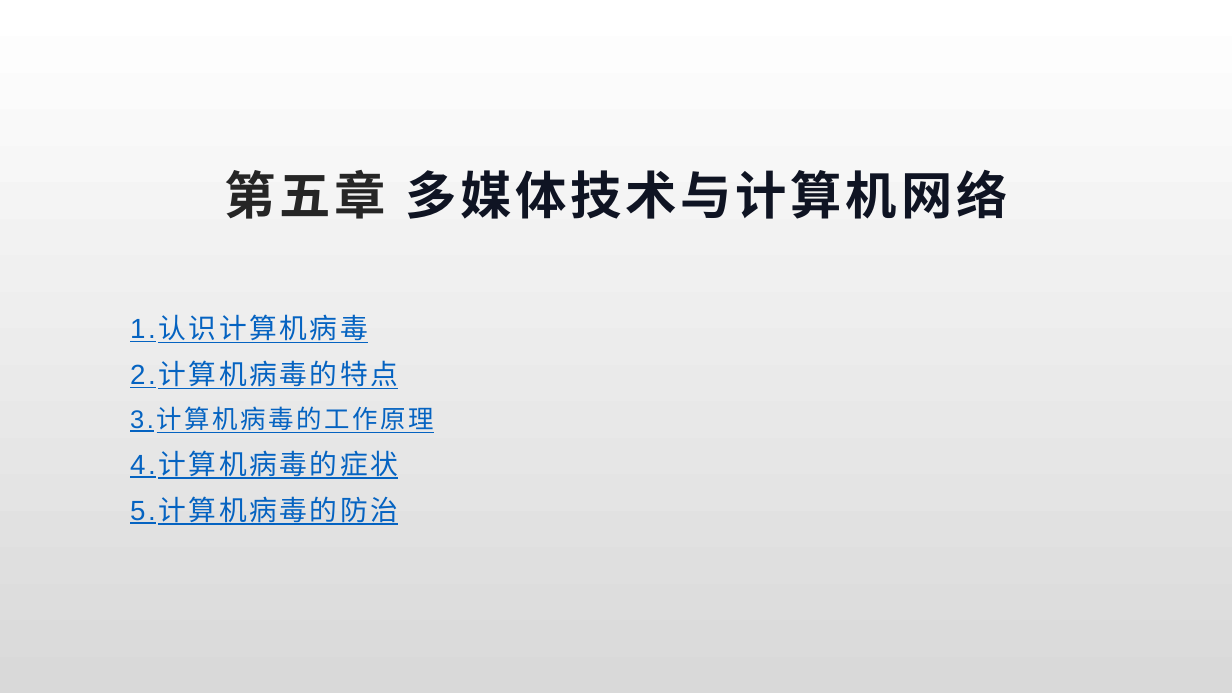
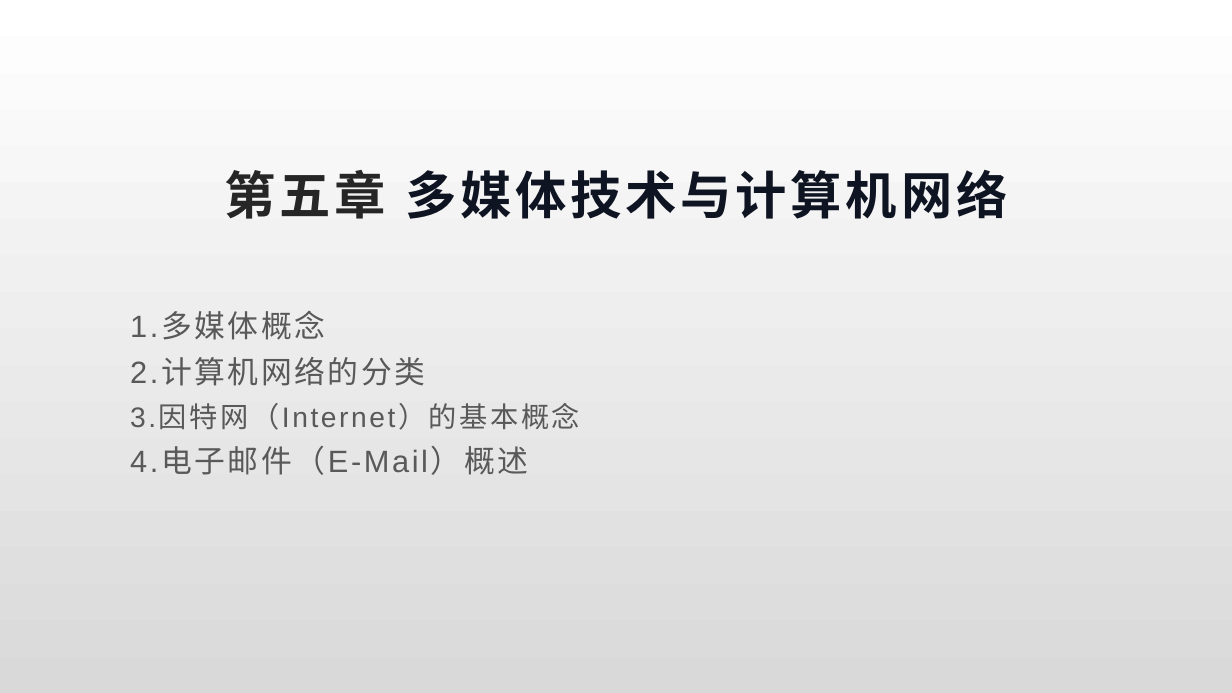
Before and after one commit to cckmit/typora-note, a slide deck: slide 3 of 计算机基础知识/计算机基础/计算机基础知识_第5章.pptx. Drawn at 1232x693 pixels with LibreOffice and Linux fonts; fonts in the diff are those of the drawing. Boxes give left, top, right and bottom in pixels: in the first picture for what was removed or moved away, otherwise in the second. Text is boxed around its words. In the diff, an @@ line names an element or a change of style, - is before the commit and + after.

```diff
--- a/计算机基础知识/计算机基础/计算机基础知识_第5章.pptx
+++ b/计算机基础知识/计算机基础/计算机基础知识_第5章.pptx
@@ subtitle at bbox=[130, 312, 580, 475]: text changed; size 21.6 to 24 pt; text colour #0563C1 to #595959 @@
-1.认识计算机病毒
-2.计算机病毒的特点
-3.计算机病毒的工作原理
-4.计算机病毒的症状
-5.计算机病毒的防治
+1.多媒体概念
+2.计算机网络的分类
+3.因特网（Internet）的基本概念
+4.电子邮件（E-Mail）概述
```
Also in this commit, not shown: 1 other slide changed, 18 slides added, 16 slides removed, 3 other files.
